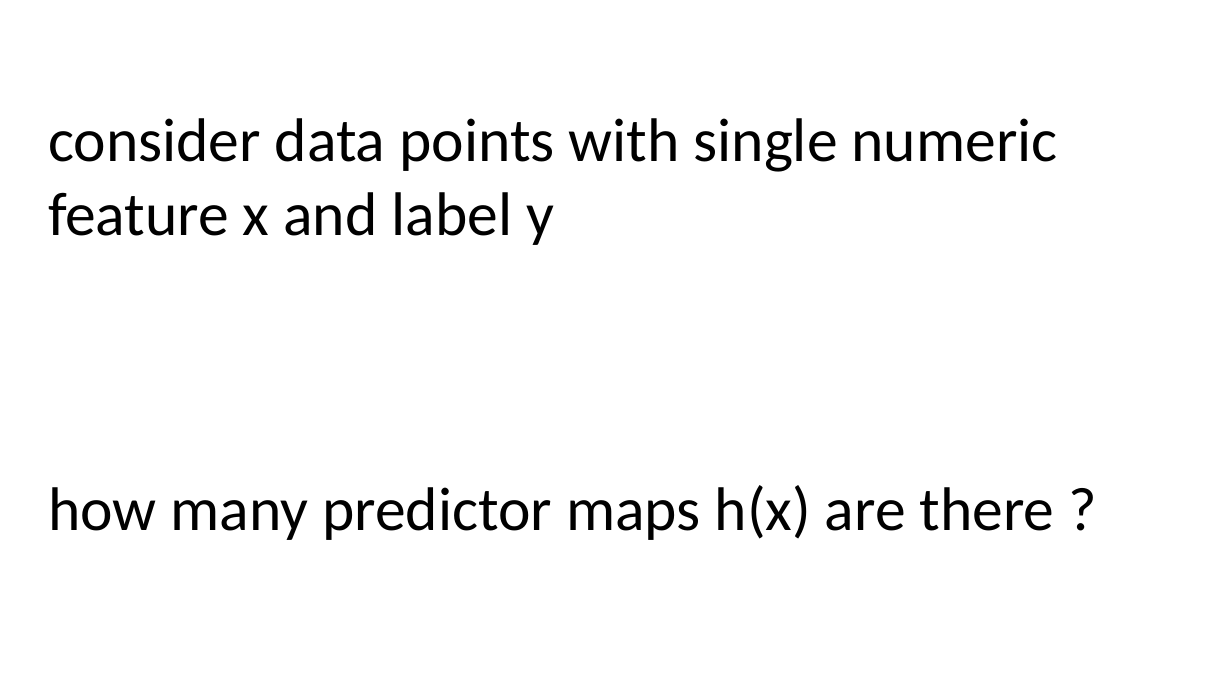
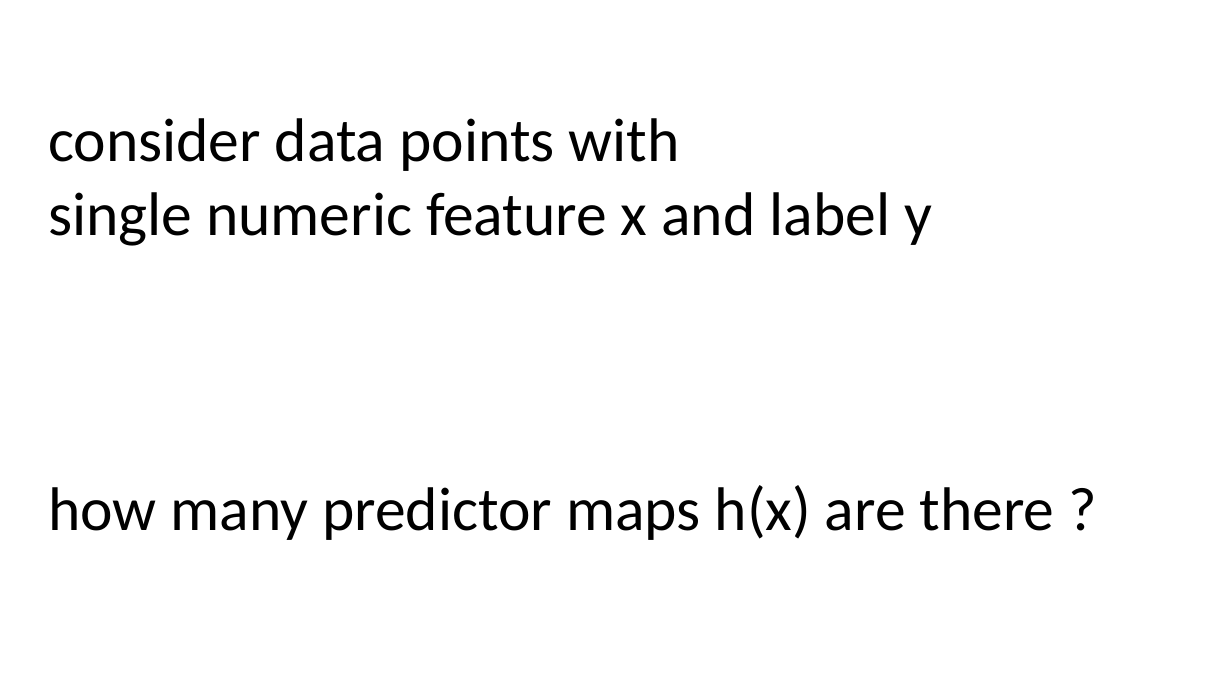
Before and after one commit to alexjungaalto/DeepLearningPython, a slide deck: slide 30 of slides/ThreeComponentsML.pptx. Drawn at 1232x693 pixels with LibreOffice and Linux fonts; fonts in the diff are those of the drawing. Boxes give left, top, right and bottom in pixels: in the first picture for what was removed or moved away, otherwise in the second. Text is boxed around its words. In the diff, an @@ line names an element or a change of style, - is before the commit and + after.

```diff
--- a/slides/ThreeComponentsML.pptx
+++ b/slides/ThreeComponentsML.pptx
@@ text at (x1=48, y1=118, x2=932, y2=246): text changed @@
-consider data points with single numeric feature x and label y
+consider data points with
+single numeric feature x and label y
```
Also in this commit, not shown: 7 other slides changed, 1 slide added, 2 other files.
